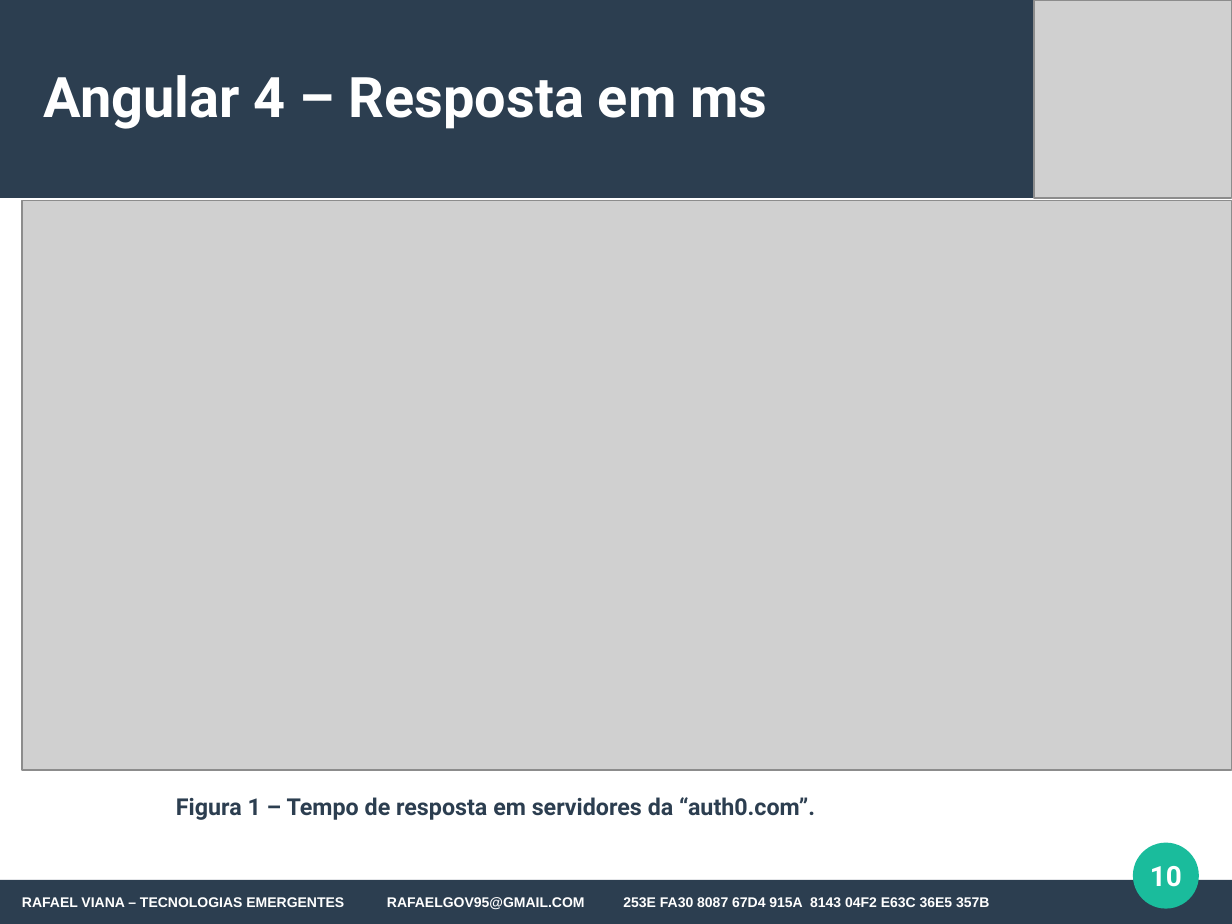
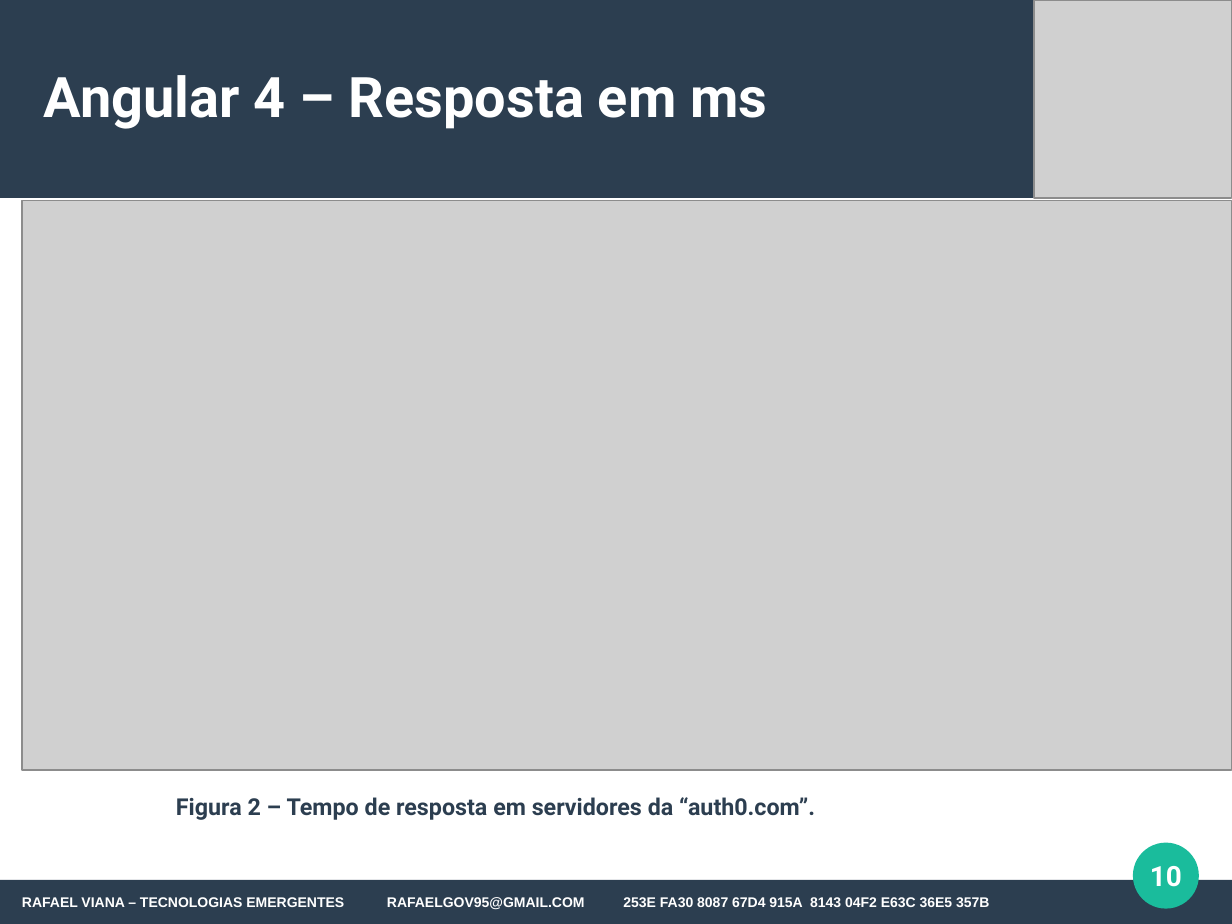
Before and after one commit to rafaelgov95/TE, a slide deck: slide 10 of Apresentação/Angular-4.odp. Drawn at 1232x924 pixels with LibreOffice and Linux fonts; fonts in the diff are those of the drawing; grey boxes stand for pictures. Boxes give left, top, right and bottom in pixels: in the first picture for what was removed or moved away, otherwise in the second. Text is boxed around its words. In the diff, an @@ line names an element or a change of style, - is before the commit and + after.

```diff
--- a/Apresentação/Angular-4.odp
+++ b/Apresentação/Angular-4.odp
@@ text at [176, 797, 815, 820]: text changed @@
-Figura 1 – Tempo de resposta em servidores da “auth0.com”.
+Figura 2 – Tempo de resposta em servidores da “auth0.com”.
```
Also in this commit, not shown: 1 other slide changed, 2 other files.
